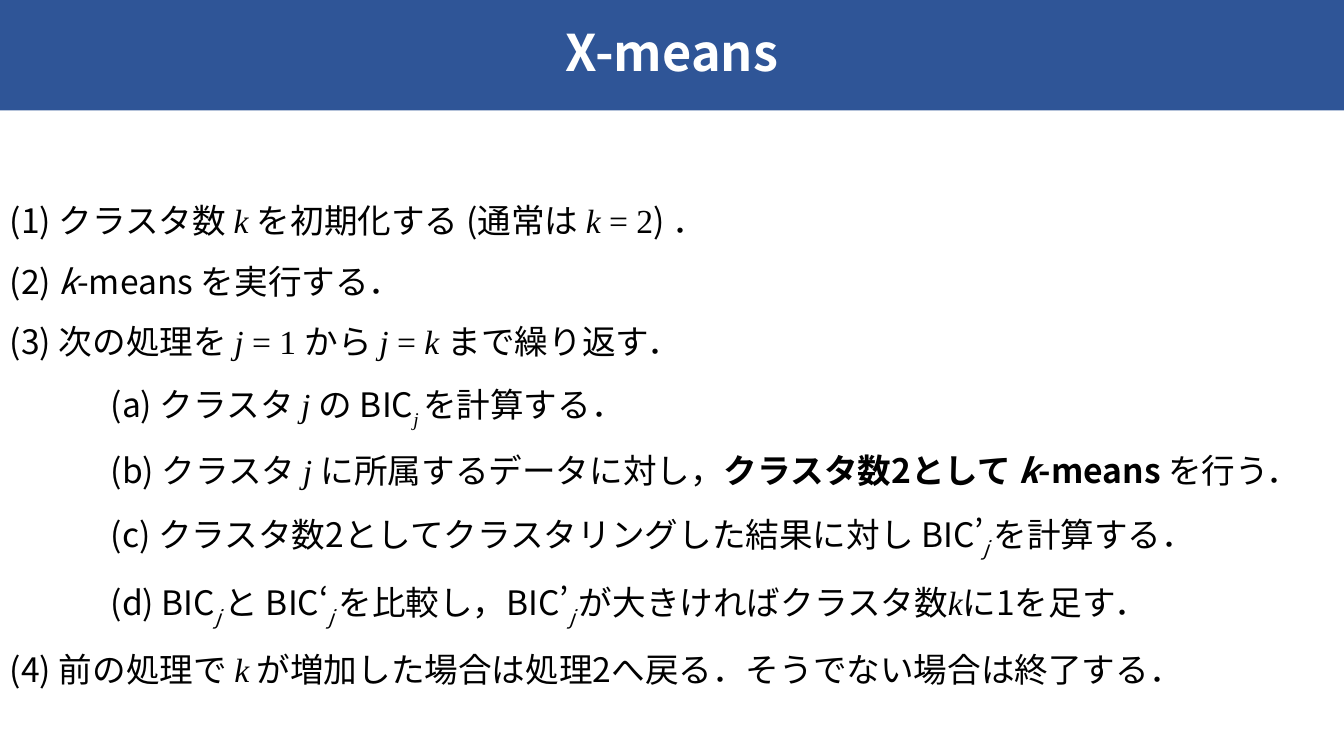
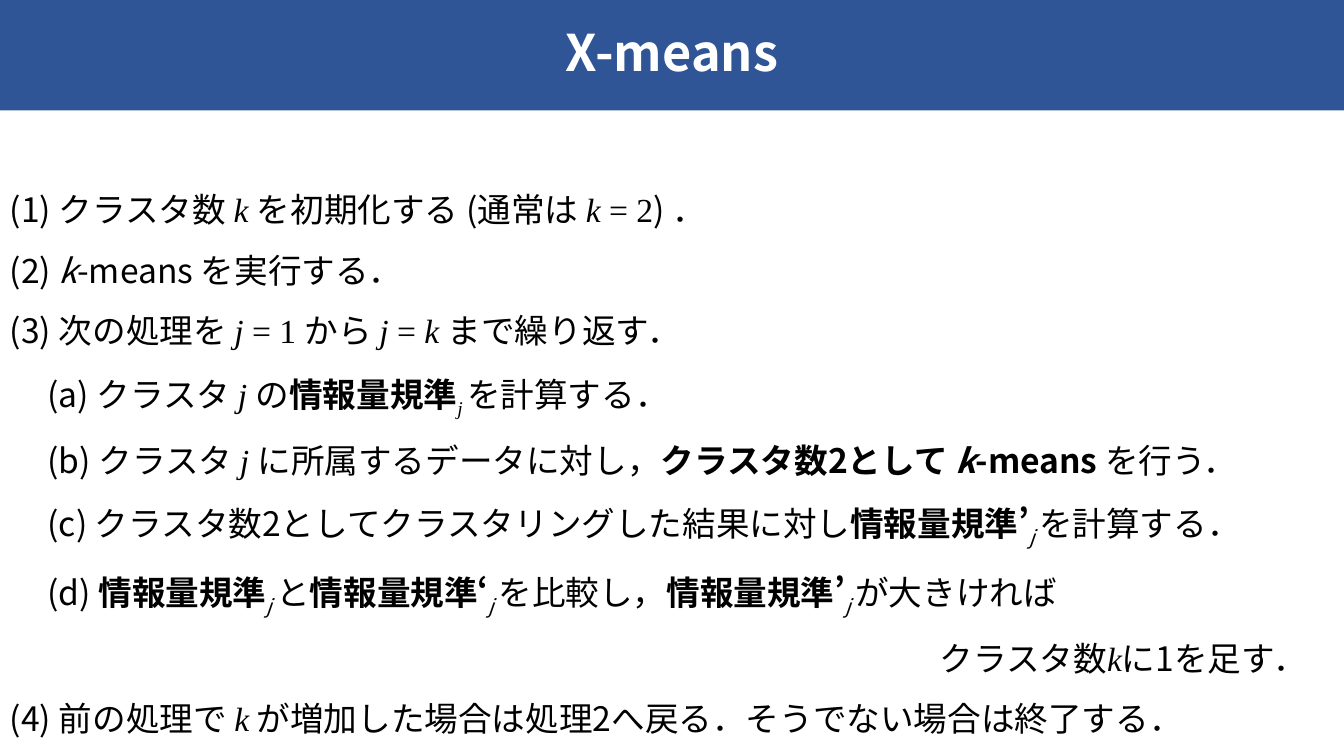
Before and after one commit to raryosu/graduation-research, a slide deck: slide 5 of docs/final-presen/final_hagihara.pptx. Drawn at 1344x756 pixels with LibreOffice and Linux fonts; fonts in the diff are those of the drawing. Boxes give left, top, right and bottom in pixels: in the first picture for what was removed or moved away, otherwise in the second. Text is boxed around its words. In the diff, an @@ line names an element or a change of style, - is before the commit and + after.

```diff
--- a/docs/final-presen/final_hagihara.pptx
+++ b/docs/final-presen/final_hagihara.pptx
@@ text "(1) クラスタ数 k を初期化する (通常は ...": place and size @@
-text "(1) クラスタ数 k を初期化する (通常は ..." at [10, 204, 1300, 689]
+text "(1) クラスタ数 k を初期化する (通常は ..." at [10, 193, 1308, 738]
@@ text at [48, 378, 669, 419]: text changed @@
-(a) クラスタ j の BICj を計算する．
+(a) クラスタ j の情報量規準j を計算する．
@@ text at [48, 506, 1308, 674]: text changed @@
-(c) クラスタ数2としてクラスタリングした結果に対し BIC’j を計算する．
-(d) BICj と BIC‘j を比較し，BIC’j が大きければクラスタ数kに1を足す．
+(c) クラスタ数2としてクラスタリングした結果に対し情報量規準’j を計算する．
+(d) 情報量規準j と情報量規準‘j を比較し，情報量規準’j が大きければ
+クラスタ数kに1を足す．
```
Also in this commit, not shown: 3 other files.
